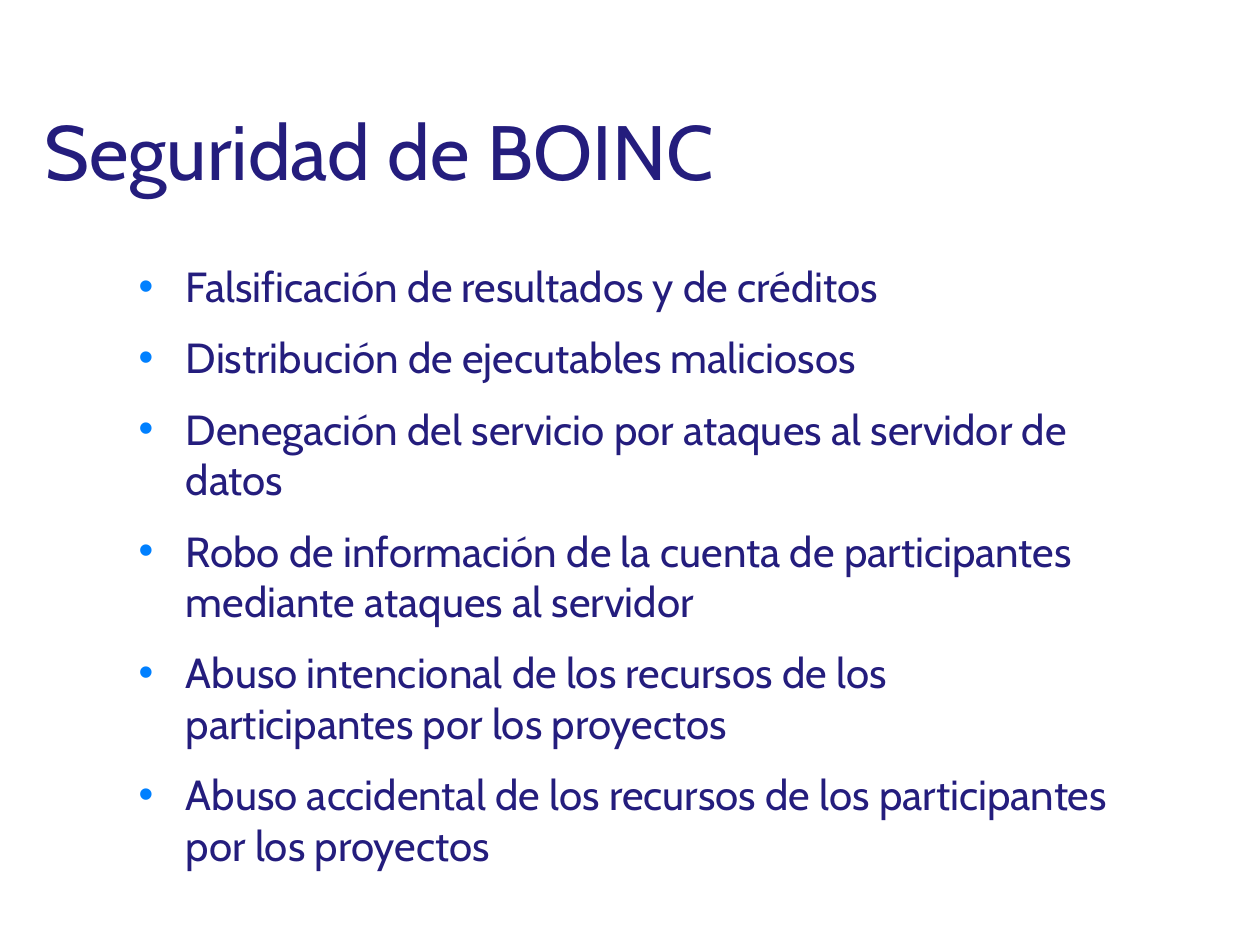
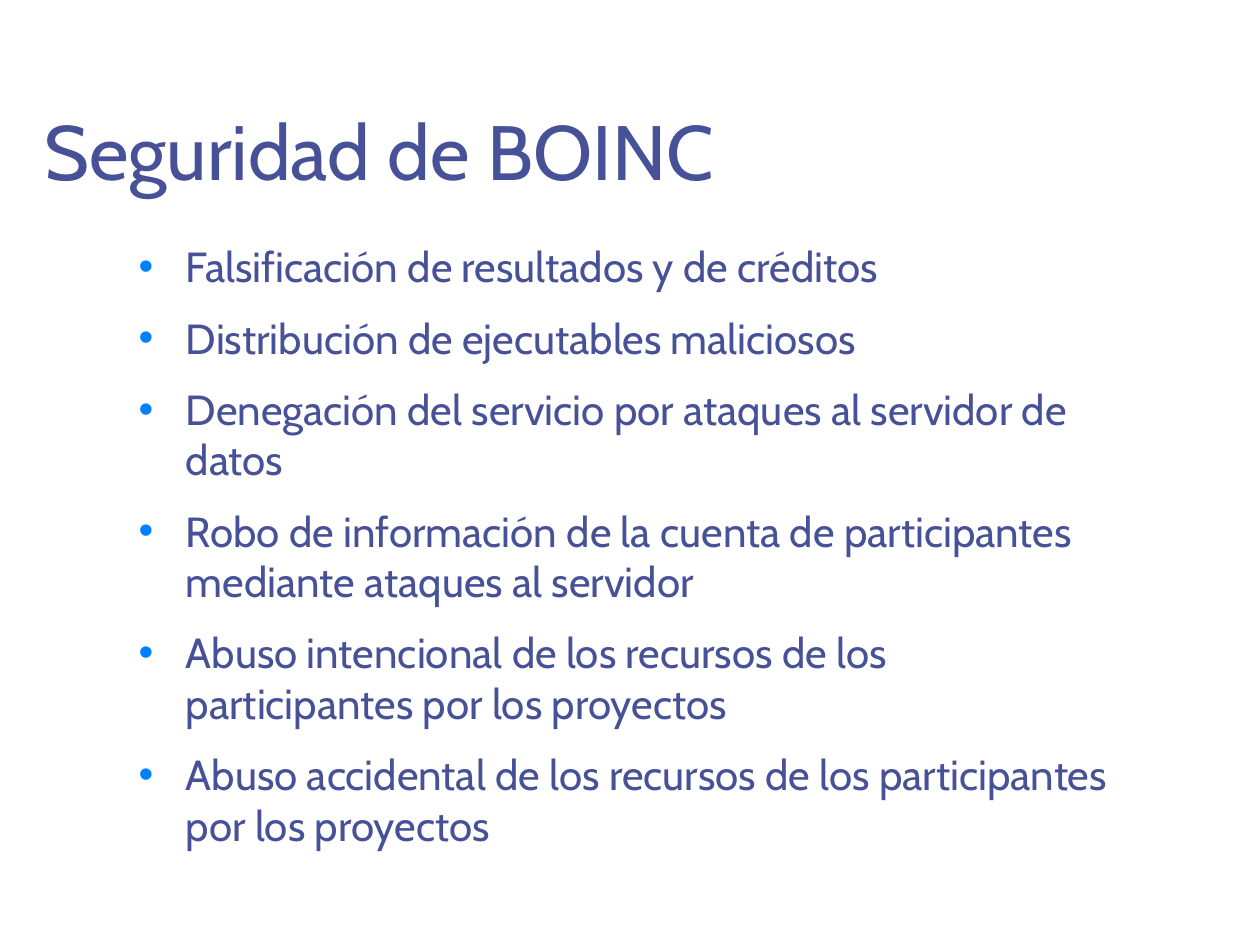
Before and after one commit to DesignJuggler/fasdkfjhasdlkjfhasldkjhfalsjdfasdf, a slide deck: slide 16 of TFI_Jorge_Sanchez_Presentacion.pptx (slide 24 before the commit). Drawn at 1260x945 pixels with LibreOffice and Linux fonts; fonts in the diff are those of the drawing; background and template pictures are left out. Boxes give left, top, right and bottom in pixels: in the first picture for what was removed or moved away, otherwise in the second. Text is boxed around its words. In the diff, an @@ line names an element or a change of style, - is before the commit and + after.

```diff
--- a/TFI_Jorge_Sanchez_Presentacion.pptx
+++ b/TFI_Jorge_Sanchez_Presentacion.pptx
@@ title "Seguridad de BOINC" at (x1=44, y1=122, x2=713, y2=198): text colour #241D7D to #475197 @@
@@ text "Falsificación de resultados y de ..." at (x1=186, y1=250, x2=1107, y2=800): text colour #241D7D to #475197 @@
@@ text "Falsificación de resultados y de ..." moved from (x1=186, y1=270, x2=1107, y2=820) to (x1=186, y1=250, x2=1107, y2=800) @@
```
Also in this commit, not shown: 20 other slides changed, 4 slides added, 10 slides removed.
